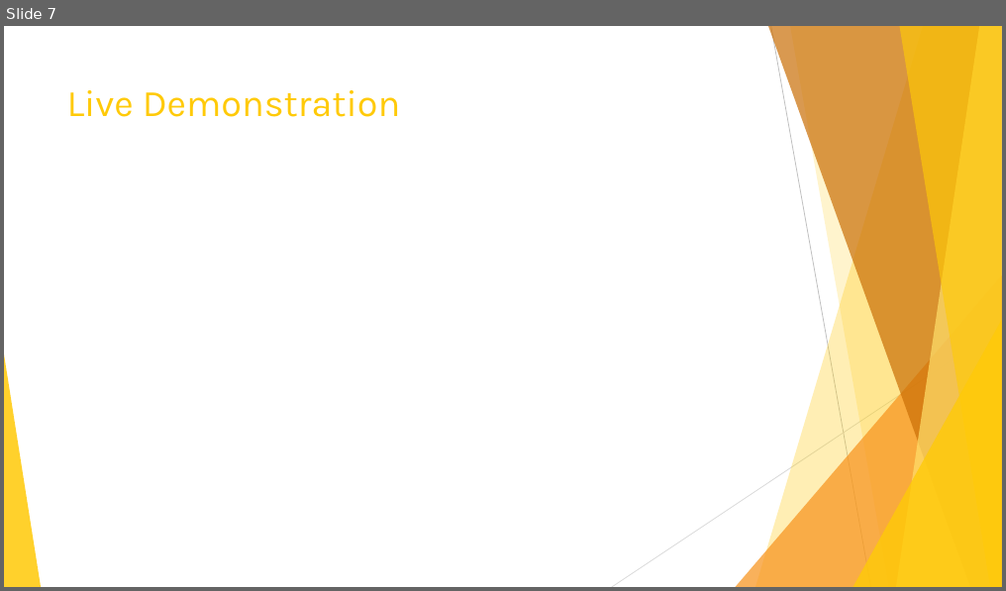
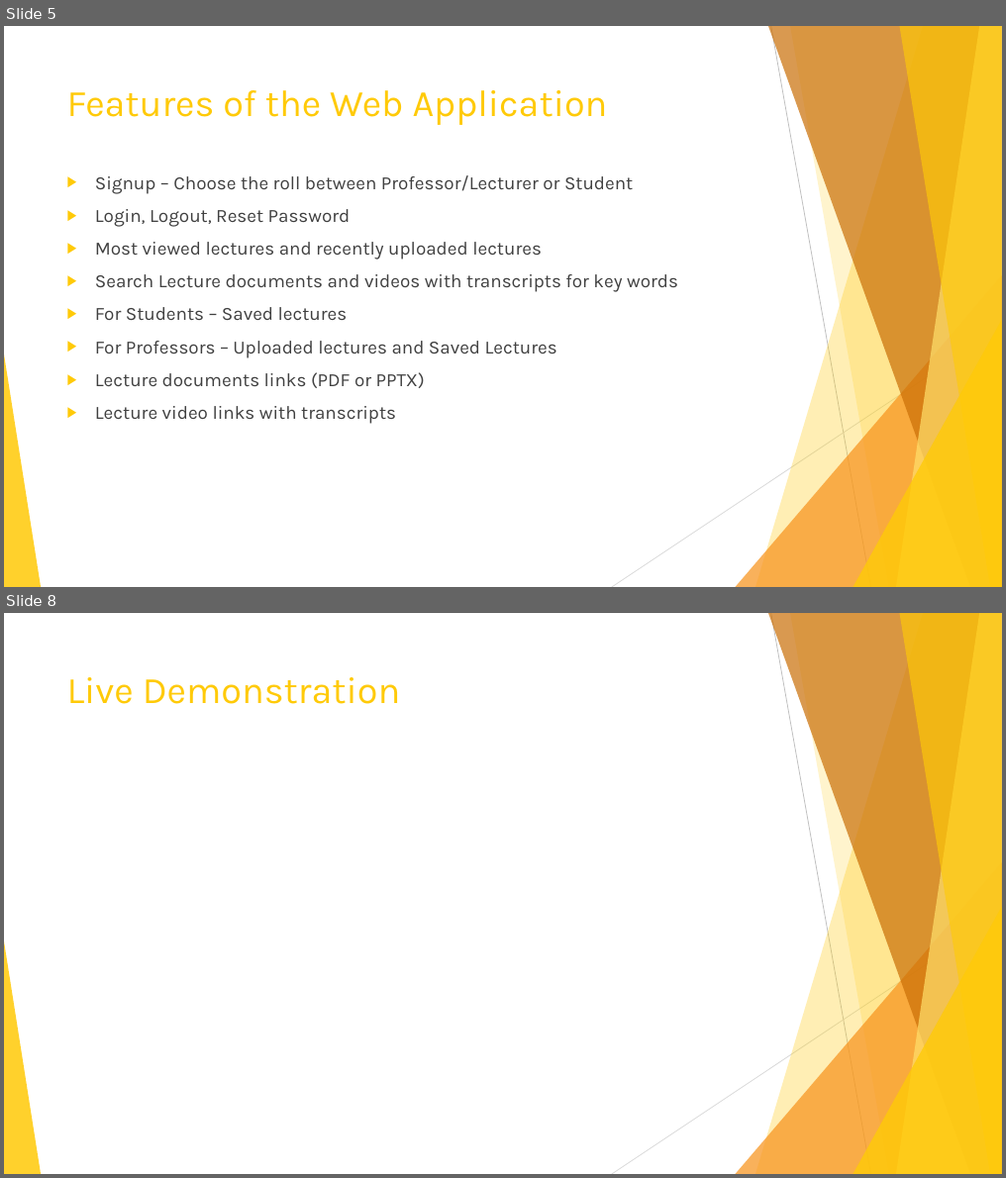
Before and after one commit to Ishitanarsiker/WAD2_GroupProject, a slide deck: Presentation.pptx. Shown one above the other, each under a label of ours: slide 7 before the commit, slides 5 and 8 after it; the slides between them are not shown. The pictures are 1006x591 and 1006x1178 pixels, drawn with LibreOffice and Linux fonts; fonts in the diff are those of the drawing. Boxes give left, top, right and bottom in pixels: in the first picture for what was removed or moved away, otherwise in the second. Text is boxed around its words. In the diff, an @@ line names an element or a change of style, - is before the commit and + after.

```diff
--- a/Presentation.pptx
+++ b/Presentation.pptx
@@ slide 5 added at (x1=4, y1=26, x2=1002, y2=587), background #FFFFFF; not listed: 10 template elements that a slide beside it also shows @@
@@ title added at (x1=67, y1=90, x2=608, y2=125), 36 pt, text #FFCA08 @@
+Features of the Web Application
@@ text added at (x1=95, y1=175, x2=678, y2=424), 18 pt, text #404040 @@
+▶ Signup – Choose the roll between Professor/Lecturer or Student
+▶ Login, Logout, Reset Password
+▶ Most viewed lectures and recently uploaded lectures
+▶ Search Lecture documents and videos with transcripts for key words
+▶ For Students – Saved lectures
+▶ For Professors – Uploaded lectures and Saved Lectures
+▶ Lecture documents links (PDF or PPTX)
+▶ Lecture video links with transcripts
@@ what was slide 7 is now slide 8 @@
```
Also in this commit, not shown: 4 slides changed, 4 other slides added, 2 slides removed.
